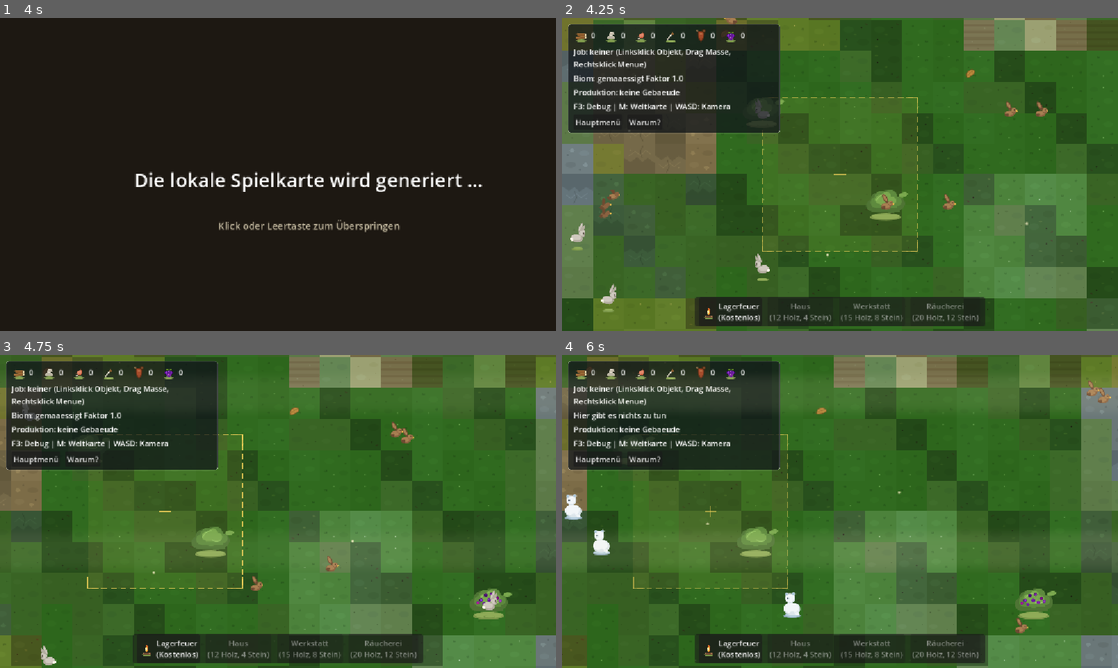
Above: before the commit, frames 1-4 (two rows, left to right).
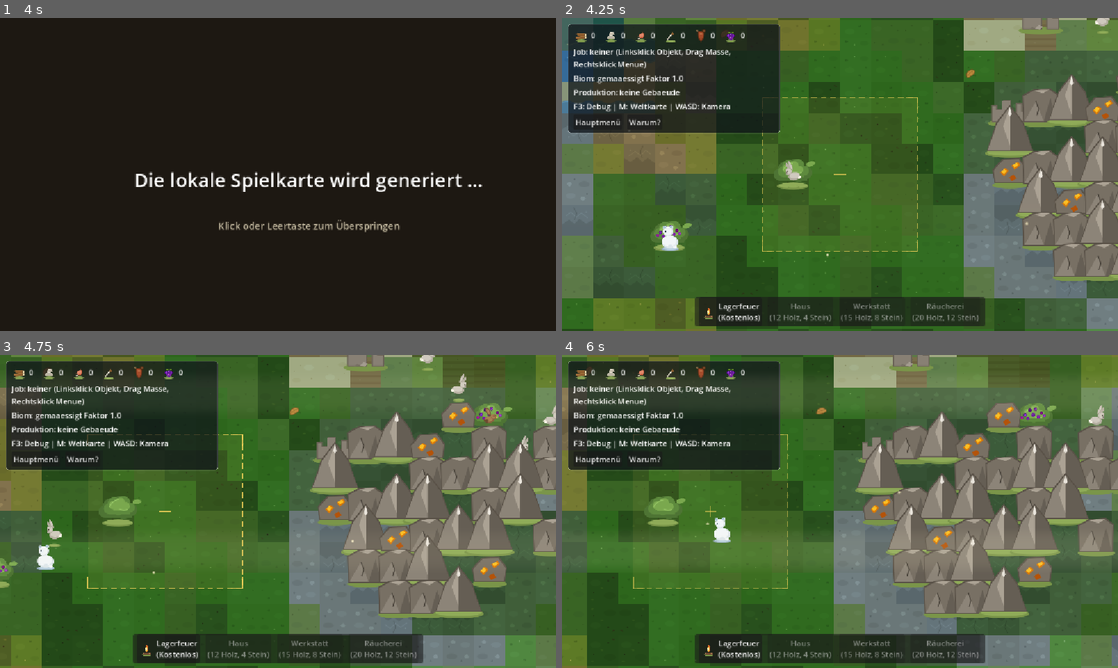
Above: after the commit, the same moments.

Repository: vannon091118/snip-warfare
Game: Godot game, scene res://ui/scenes/hauptmenue.tscn
Same seed, same stepped clock (60 frames per second), same inputs: the game is played once before the commit and once after it.
Inputs (mouse positions are in pixels of both pictures, inside the frame that each line leads up to):
- Up to frame 1 (4 s): click "Start" at 0.5 s; tap Enter at 1.25 s; move the mouse to (400, 158) at 1.27 s; hold Right (ui_right) 1.28-2 s; hold Shift 1.28-2 s; click (400, 158) at 1.42 s; tap Space at 1.52 s; click "🎲 Fraktionen neu platzieren" at 2 s; click "⚔ Partie starten" at 2.75 s; drag from (166, 190) to (250, 237) at 3.52 s
- Up to frame 2 (4.25 s): no input
- Up to frame 3 (4.75 s): move the mouse to (333, 442) at 4.27 s; hold D (kamera_rechts) from 4.28 s (still down); hold Shift from 4.28 s (still down)
- Up to frame 4 (6 s): release D (kamera_rechts) at 5 s; release Shift at 5 s; drag from (812, 574) to (673, 464) at 5.02 s; move the mouse to (1006, 558) at 5.77 s; hold A (kamera_links) from 5.78 s (still down); tap Enter at 5.85 s

Frame 1 is identical in both runs. In frame 2, 44% of the frame differs, in the area x 0-100%, y 0-100%; in frame 3, 53%; in frame 4, 53%.

Commit message:
1. Der Kommandant befahl, dass die neuen Naturphaenomene nicht lahm im Regal verstauben, sondern sich lebendig ueber die Landkarte ergiessen muessen. 2. Shinon leitete daher mit generator_gewaesser.gd wilde Flussbetten und glitzernde Teiche durch das Gelaende, waehrend generator_felsmassive.gd gewaltige Klippenzuege und Steilwaende aufschichtet. 3. In welt_generator.gd wurden beide Naturkraefte fest im Erzeugungsprozess verankert, damit jede Welt deterministisch geformt wird. 4. Der element_katalog.json verzeichnet nun alle neuen Landmarken samt ihren visuellen Gewichten, waehrend generator_gewichte.json die Dichte der Erzlager und Ruinenfelder regelt. 5. Das Fundament in welt_registry.gd sorgt dafuer, dass jedes Bergmassiv und jede Erzader unzerstoerbar im Weltspeicher registriert wird. 6. Im strengen Pruefstand test_landschaft_generatoren.py beweisen alle Generatoren ihre mathematische Praezision und Reproduzierbarkeit. 7. Der heroische Abschluss von Slice 3 wurde triumphierend in ROADMAP.md besiegelt und fuer die Ewigkeit festgeschrieben. 8. Nun ruft die Pflicht zu Slice 5, wo ungeduldige Siedler mit Baustellen-Geistern und echter Materiallogistik versorgt werden wollen.

Diff:
--- a/world/data/element_katalog.json
+++ b/world/data/element_katalog.json
@@ -160,6 +160,71 @@
     "textur_pfad": "res://world/assets/terrain/steine_gruppe.svg",
     "arbeits_ressource": "stein",
     "script": "res://world/logic/kategorie_objekt/objekt_steingruppe.gd"
+  },
+  {
+    "id": "berg",
+    "ziel_tags": ["stein", "bergbau"],
+    "name": "Berg",
+    "typ": "objekt",
+    "kategorie": "Natur",
+    "textur_pfad": "res://world/assets/terrain/berg.svg",
+    "anzeige_breite": 128.0,
+    "anzeige_hoehe": 128.0,
+    "arbeits_ressource": "stein",
+    "faktor": 1.5,
+    "script": "res://world/logic/kategorie_objekt/objekt_berg.gd"
+  },
+  {
+    "id": "felswand",
+    "ziel_tags": ["stein", "bergbau"],
+    "name": "Felswand",
+    "typ": "objekt",
+    "kategorie": "Natur",
+    "textur_pfad": "res://world/assets/terrain/felswand.svg",
+    "anzeige_breite": 96.0,
+    "anzeige_hoehe": 96.0,
+    "arbeits_ressource": "stein",
+    "faktor": 1.2,
+    "script": "res://world/logic/kategorie_objekt/objekt_felswand.gd"
+  },
+  {
+    "id": "erzader",
+    "ziel_tags": ["stein", "erz", "bergbau"],
+    "name": "Erzader",
+    "typ": "objekt",
+    "kategorie": "Natur",
+    "textur_pfad": "res://world/assets/terrain/erzader.svg",
+    "anzeige_breite": 96.0,
+    "anzeige_hoehe": 88.0,
+    "arbeits_ressource": "stein",
+    "faktor": 1.0,
+    "script": "res://world/logic/kategorie_objekt/objekt_erzader.gd"
+  },
+  {
+    "id": "ruine",
+    "ziel_tags": ["stein", "ruine"],
+    "name": "Ruine",
+    "typ": "objekt",
+    "kategorie": "Natur",
+    "textur_pfad": "res://world/assets/terrain/ruine.svg",
+    "anzeige_breite": 112.0,
+    "anzeige_hoehe": 96.0,
+    "arbeits_ressource": "stein",
+    "faktor": 0.9,
+    "script": "res://world/logic/kategorie_objekt/objekt_ruine.gd"
+  },
+  {
+    "id": "steinkreis",
+    "ziel_tags": ["stein"],
+    "name": "Steinkreis",
+    "typ": "objekt",
+    "kategorie": "Natur",
+    "textur_pfad": "res://world/assets/terrain/steinkreis.svg",
+    "anzeige_breite": 112.0,
+    "anzeige_hoehe": 96.0,
+    "arbeits_ressource": "stein",
+    "faktor": 1.0,
+    "script": "res://world/logic/kategorie_objekt/objekt_steinkreis.gd"
   },
   {
     "id": "haus",
--- a/world/data/generator_gewichte.json
+++ b/world/data/generator_gewichte.json
@@ -5,7 +5,12 @@
     "stein": {"kategorie": "objekte", "element_id": "stein", "gewicht": 2.0, "biome": ["gemaaessigt", "tundra", "steppe"]},
     "steine_gruppe": {"kategorie": "objekte", "element_id": "steine_gruppe", "gewicht": 1.0, "biome": ["tundra", "steppe"]},
     "haus": {"kategorie": "objekte", "element_id": "haus", "gewicht": 0.0, "biome": []},
-    "busch": {"kategorie": "objekte", "element_id": "busch", "gewicht": 3.5, "biome": ["gemaaessigt", "steppe"]}
+    "busch": {"kategorie": "objekte", "element_id": "busch", "gewicht": 3.5, "biome": ["gemaaessigt", "steppe"]},
+    "berg": {"kategorie": "objekte", "element_id": "berg", "gewicht": 1.0, "biome": ["gemaaessigt", "tundra", "steppe"]},
+    "felswand": {"kategorie": "objekte", "element_id": "felswand", "gewicht": 1.5, "biome": ["gemaaessigt", "tundra", "steppe"]},
+    "erzader": {"kategorie": "objekte", "element_id": "erzader", "gewicht": 1.0, "biome": ["gemaaessigt", "tundra", "steppe"]},
+    "ruine": {"kategorie": "objekte", "element_id": "ruine", "gewicht": 0.8, "biome": ["gemaaessigt", "steppe"]},
+    "steinkreis": {"kategorie": "objekte", "element_id": "steinkreis", "gewicht": 0.4, "biome": ["gemaaessigt", "tundra"]}
   },
   "tiere": {
     "baer": {"kategorie": "tiere", "element_id": "baer", "gewicht": 1.0, "biome": ["gemaaessigt", "tundra"]},
@@ -55,6 +60,10 @@
     "_kommentar": "Spawn-Cluster: Jeder Eintrag stempelt eine dichte Gruppe als Weltzustand. anzahl ist der Kern der Gruppe, umgebung_zusatz die Streuung drum herum, radius_kacheln die Gruppengroesse, chance die Wahrscheinlichkeit je Chunk. Neue Spawn-Varianten nur hier und im Element-Katalog.",
     "wald": {"kategorie": "cluster", "element_id": "baum", "anzahl": 5, "umgebung_zusatz": 3, "radius_kacheln": 3, "chance": 0.55, "biome": ["gemaaessigt", "steppe"]},
     "steinfeld": {"kategorie": "cluster", "element_id": "stein", "anzahl": 3, "umgebung_zusatz": 2, "radius_kacheln": 2, "chance": 0.35, "biome": ["gemaaessigt", "tundra", "steppe"]},
+    "felsmassiv": {"kategorie": "cluster", "element_id": "felswand", "anzahl": 3, "umgebung_zusatz": 2, "radius_kacheln": 3, "chance": 0.35, "biome": ["gemaaessigt", "tundra", "steppe"]},
+    "erzlager": {"kategorie": "cluster", "element_id": "erzader", "anzahl": 2, "umgebung_zusatz": 1, "radius_kacheln": 2, "chance": 0.25, "biome": ["gemaaessigt", "tundra", "steppe"]},
+    "ruinenfeld": {"kategorie": "cluster", "element_id": "ruine", "anzahl": 2, "umgebung_zusatz": 1, "radius_kacheln": 2, "chance": 0.20, "biome": ["gemaaessigt", "steppe"]},
+    "steinkreis_fund": {"kategorie": "cluster", "element_id": "steinkreis", "anzahl": 1, "umgebung_zusatz": 0, "radius_kacheln": 2, "chance": 0.15, "biome": ["gemaaessigt", "tundra"]},
     "hasen_bau": {"kategorie": "cluster", "element_id": "hase", "anzahl": 2, "umgebung_zusatz": 2, "radius_kacheln": 2, "chance": 0.35, "biome": ["gemaaessigt", "steppe"]},
     "vogelschwarm": {"kategorie": "cluster", "element_id": "vogel", "anzahl": 3, "wandernd": true, "anzahl_min": 2, "anzahl_max": 4, "radius_kacheln": 2, "chance": 0.30, "biome": ["gemaaessigt", "steppe", "tundra"]}
   },
--- /dev/null
+++ b/world/logic/kategorie_generator/generator_felsmassive.gd
@@ -0,0 +1,88 @@
+extends RefCounted
+class_name Welt_GeneratorFelsmassive
+## Deterministischer Landschaftsgenerator fuer Felsmassive und Klippenzuege.
+
+## Strukturiert zusammenhaengende Felsformationen mit Kacheln des Typs fels
+## und umschliessenden Geroellzonen und platziert dort natuerliche Bergbauelemente
+## wie Berge, Felswaende und glitzernde Erzadern.
+
+const KACHEL_FELS := "fels"
+const KACHEL_GEROELL := "geroell"
+const KACHEL_WASSER := "wasser"
+
+func erzeugen(model: Welt_Model, biom_id: String, zufall: Kern_Zufall) -> void:
+	if model == null or zufall == null:
+		return
+	var breite := model.raster_breite
+	var hoehe := model.raster_hoehe
+	if breite <= 4 or hoehe <= 4:
+		return
+
+	# Anzahl Massiv-Zentren (hoeher in Tundra/Steppe, normal im gemaessigten Biom)
+	var zentren_basis := 2 if biom_id == "gemaaessigt" else 3
+	var anzahl := zentren_basis + int(zufall.naechste_zahl() % 2)
+
+	var fels_kacheln: Array[Vector2i] = []
+
+	for i in anzahl:
+		var zx := 4 + int(zufall.naechste_zahl() % (breite - 8))
+		var zy := 4 + int(zufall.naechste_zahl() % (hoehe - 8))
+		# Wasser nicht ueberbauen
+		if model.fliese(zx, zy) == KACHEL_WASSER:
+			continue
+
+		var radius := 1.8 + float(zufall.naechste_zahl() % 15) / 10.0
+		var r_int := ceili(radius)
+
+		for dy in range(-r_int, r_int + 1):
+			for dx in range(-r_int, r_int + 1):
+				var dist := sqrt(float(dx * dx + dy * dy))
+				if dist <= radius:
+					var fx := zx + dx
+					var fy := zy + dy
+					if fx >= 0 and fx < breite and fy >= 0 and fy < hoehe:
+						if model.fliese(fx, fy) != KACHEL_WASSER:
+							model.fliese_setzen(fx, fy, KACHEL_FELS)
+							var pos := Vector2i(fx, fy)
+							if not fels_kacheln.has(pos):
+								fels_kacheln.append(pos)
+
+	# Geroellsaum um alle Felskacheln
+	_geroellsaum_bilden(model, breite, hoehe, fels_kacheln)
+
+	# Gezielt Bergbauelemente und Felsformationen platzieren
+	_bergbau_elemente_platzieren(model, fels_kacheln, zufall)
+
+func _geroellsaum_bilden(model: Welt_Model, breite: int, hoehe: int, fels_kacheln: Array[Vector2i]) -> void:
+	var geroell_kandidaten: Array[Vector2i] = []
+	for pos in fels_kacheln:
+		for dy in range(-1, 2):
+			for dx in range(-1, 2):
+				if dx == 0 and dy == 0:
+					continue
+				var nx: int = pos.x + dx
+				var ny: int = pos.y + dy
+				if nx >= 0 and nx < breite and ny >= 0 and ny < hoehe:
+					var fliese: String = model.fliese(nx, ny)
+					if fliese != KACHEL_FELS and fliese != KACHEL_WASSER:
+						var npos := Vector2i(nx, ny)
+						if not geroell_kandidaten.has(npos):
+							geroell_kandidaten.append(npos)
+
+	for gpos in geroell_kandidaten:
+		model.fliese_setzen(gpos.x, gpos.y, KACHEL_GEROELL)
+
+func _bergbau_elemente_platzieren(model: Welt_Model, fels_kacheln: Array[Vector2i], zufall: Kern_Zufall) -> void:
+	if fels_kacheln.is_empty():
+		return
+	var kante := float(model.kachel_groesse)
+
+	for pos in fels_kacheln:
+		var welt_pos := Vector2((float(pos.x) + 0.5) * kante, (float(pos.y) + 0.5) * kante)
+		var wurf := zufall.naechste_zahl() % 100
+		if wurf < 35:
+			model.objekt_hinzufuegen("berg", welt_pos)
+		elif wurf < 65:
+			model.objekt_hinzufuegen("felswand", welt_pos)
+		elif wurf < 85:
+			model.objekt_hinzufuegen("erzader", welt_pos)
--- /dev/null
+++ b/world/logic/kategorie_generator/generator_gewaesser.gd
@@ -0,0 +1,122 @@
+extends RefCounted
+class_name Welt_GeneratorGewaesser
+## Deterministischer Landschaftsgenerator fuer Gewaesser (Fluesse, Seen, Teiche).
+## Berechnet zusammenhaengende Wasserlaeufe und organische Wasseransammlungen
+## direkt aus dem weltweiten Seed und versieht die Uebergaenge mit Ufersaeumen.
+## Entfernt kollidierende Landobjekte aus dem Modell, damit Baeume und Felsen
+## nicht im tiefen Wasser schwimmen.
+
+const KACHEL_WASSER := "wasser"
+const KACHEL_UFER := "ufer"
+
+func erzeugen(model: Welt_Model, biom_id: String, zufall: Kern_Zufall) -> void:
+	if model == null or zufall == null:
+		return
+	var breite := model.raster_breite
+	var hoehe := model.raster_hoehe
+	if breite <= 4 or hoehe <= 4:
+		return
+
+	# Flussanzahl je nach Biom (1 im gemaessigten Biom / Tundra, seltener in Steppe)
+	var fluss_chance := 0.85 if biom_id != "steppe" else 0.40
+	var wurf := float(zufall.naechste_zahl() % 1000) / 1000.0
+	if wurf < fluss_chance:
+		_fluss_erzeugen(model, breite, hoehe, zufall)
+
+	# 1 bis 2 Seen / Teiche
+	var seen_anzahl := 1 + int(zufall.naechste_zahl() % 2)
+	for i in seen_anzahl:
+		_see_erzeugen(model, breite, hoehe, zufall)
+
+	# Ufersaeume um alle Wasserkacheln legen
+	_ufersaeume_bilden(model, breite, hoehe)
+
+func _fluss_erzeugen(model: Welt_Model, breite: int, hoehe: int, zufall: Kern_Zufall) -> void:
+	# Fluss startet an einer Kante und maeandriert zur gegenueberliegenden Kante
+	var von_oben_nach_unten := (zufall.naechste_zahl() % 2) == 0
+	var start_x := int(zufall.naechste_zahl() % breite)
+	var start_y := int(zufall.naechste_zahl() % hoehe)
+
+	var cur_x := float(start_x if von_oben_nach_unten else 0)
+	var cur_y := float(0 if von_oben_nach_unten else start_y)
+
+	var schritte := hoehe if von_oben_nach_unten else breite
+	for s in schritte:
+		var ix := clampi(int(round(cur_x)), 0, breite - 1)
+		var iy := clampi(int(round(cur_y)), 0, hoehe - 1)
+		_wasser_setzen(model, ix, iy)
+		# Flussbreite (1-2 Kacheln)
+		if (zufall.naechste_zahl() % 3) == 0:
+			if von_oben_nach_unten and ix + 1 < breite:
+				_wasser_setzen(model, ix + 1, iy)
+			elif not von_oben_nach_unten and iy + 1 < hoehe:
+				_wasser_setzen(model, ix, iy + 1)
+
+		# Maeandrieren
+		var drift := 0.0
+		if von_oben_nach_unten:
+			cur_y += 1.0
+			drift = (float(zufall.naechste_zahl() % 3) - 1.0) * 0.8
+			cur_x = clampf(cur_x + drift, 1.0, float(breite - 2))
+		else:
+			cur_x += 1.0
+			drift = (float(zufall.naechste_zahl() % 3) - 1.0) * 0.8
+			cur_y = clampf(cur_y + drift, 1.0, float(hoehe - 2))
+
+
+func _see_erzeugen(model: Welt_Model, breite: int, hoehe: int, zufall: Kern_Zufall) -> void:
+	var mitte_x := 3 + int(zufall.naechste_zahl() % (breite - 6))
+	var mitte_y := 3 + int(zufall.naechste_zahl() % (hoehe - 6))
+	var radius := 1.5 + float(zufall.naechste_zahl() % 20) / 10.0
+	var r_int := ceili(radius)
+
+	for dy in range(-r_int, r_int + 1):
+		for dx in range(-r_int, r_int + 1):
+			var dist := sqrt(float(dx * dx + dy * dy))
+			if dist <= radius:
+				var tx := mitte_x + dx
+				var ty := mitte_y + dy
+				if tx >= 0 and tx < breite and ty >= 0 and ty < hoehe:
+					_wasser_setzen(model, tx, ty)
+
+func _wasser_setzen(model: Welt_Model, x: int, y: int) -> void:
+	model.fliese_setzen(x, y, KACHEL_WASSER)
+	# Keine Landobjekte im tiefen Wasser ertrinken lassen
+	_kachel_bereinigen(model, x, y)
+
+func _ufersaeume_bilden(model: Welt_Model, breite: int, hoehe: int) -> void:
+	var ufer_kandidaten: Array[Vector2i] = []
+	for y in hoehe:
+		for x in breite:
+			if model.fliese(x, y) == KACHEL_WASSER:
+				continue
+			# Nachbarpruefung: Grenzt ein Landfeld an Wasser?
+			var grenzt_an_wasser := false
+			for dy in range(-1, 2):
+				for dx in range(-1, 2):
+					if dx == 0 and dy == 0:
+						continue
+					var nx: int = x + dx
+					var ny: int = y + dy
+					if nx >= 0 and nx < breite and ny >= 0 and ny < hoehe:
+						if model.fliese(nx, ny) == KACHEL_WASSER:
+							grenzt_an_wasser = true
+							break
+				if grenzt_an_wasser:
+					break
+			if grenzt_an_wasser:
+				ufer_kandidaten.append(Vector2i(x, y))
+
+	for pos in ufer_kandidaten:
+		model.fliese_setzen(pos.x, pos.y, KACHEL_UFER)
+
+func _kachel_bereinigen(model: Welt_Model, x: int, y: int) -> void:
+	var kante := float(model.kachel_groesse)
+	var kachel_min := Vector2(float(x) * kante, float(y) * kante)
+	var kachel_max := kachel_min + Vector2(kante, kante)
+	var i := model.objekt_anzahl() - 1
+	while i >= 0:
+		var pos := model.objekt_position(i)
+		if pos.x >= kachel_min.x and pos.x < kachel_max.x and pos.y >= kachel_min.y and pos.y < kachel_max.y:
+			model.objekt_entfernen(i)
+		i -= 1
--- a/world/logic/kategorie_generator/welt_generator.gd
+++ b/world/logic/kategorie_generator/welt_generator.gd
@@ -16,11 +16,15 @@
 const CHUNK_GROESSE := 8
 const REGION_KANTE := 4
 const DEFINITION_PFAD := "res://world/data/welt_definition.json"
+const _GewaesserSkript := preload("res://world/logic/kategorie_generator/generator_gewaesser.gd")
+const _FelsmassiveSkript := preload("res://world/logic/kategorie_generator/generator_felsmassive.gd")
 
 ## Kategorie daten: die drei kombinierten Maschinen und das Protokoll.
 var registry: Welt_GeneratorRegistry = null
 var verteilung: Welt_GeneratorVerteilung = null
 var chunk_pruefer: Welt_GeneratorChunkPruefer = null
+var gewaesser: RefCounted = null
+var felsmassive: RefCounted = null
 var verworfene_chunks: int = 0
 var regionen_geplant: int = 0
 var _chunk_groesse: int = CHUNK_GROESSE
@@ -34,6 +38,8 @@
 	verteilung = Welt_GeneratorVerteilung.new()
 	chunk_pruefer = Welt_GeneratorChunkPruefer.new()
 	chunk_pruefer.einrichten(registry)
+	gewaesser = _GewaesserSkript.new()
+	felsmassive = _FelsmassiveSkript.new()
 	_def_reg = Welt_DefinitionRegistry.new()
 	_def_reg.laden()
 
@@ -66,6 +72,11 @@
 			var region := model.region_an_kachel(chunk_x * _chunk_groesse, chunk_y * _chunk_groesse)
 			var region_biom := str(region.get("biom_id", biom_id)) if not region.is_empty() else biom_id
 			_chunk_fuellen_mit(model, Vector2i(chunk_x, chunk_y), kacheln, region_biom)
+	var landschaft_zufall := Kern_Zufall.abgeleitet_fuer(seed_wert, 0x5EED1A9D)
+	if gewaesser != null:
+		gewaesser.erzeugen(model, biom_id, landschaft_zufall)
+	if felsmassive != null:
+		felsmassive.erzeugen(model, biom_id, landschaft_zufall)
 	return true
 
 func _regionen_planen(model: Welt_Model, weltraum_biom: String) -> void:
--- a/world/logic/kategorie_welt/welt_registry.gd
+++ b/world/logic/kategorie_welt/welt_registry.gd
@@ -50,6 +50,16 @@
 			return Objekt_Stein.new()
 		"steine_gruppe":
 			return Objekt_Steingruppe.new()
+		"berg":
+			return Objekt_Berg.new()
+		"felswand":
+			return Objekt_Felswand.new()
+		"erzader":
+			return Objekt_Erzader.new()
+		"ruine":
+			return Objekt_Ruine.new()
+		"steinkreis":
+			return Objekt_Steinkreis.new()
 		"haus":
 			return Objekt_Haus.new()
 		"haus_gross":
Not shown, changed: shinon/commit_msg.txt
Not shown, changed: ROADMAP.md
Not shown, added: test_landschaft_generatoren.py
